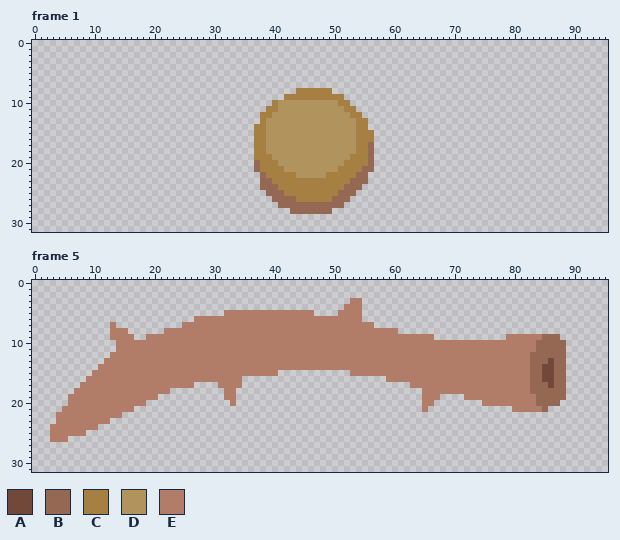
Two states of a pixel-art file, characters/enemy/paroot_boss/parootboss_death_pieces.aseprite. The first picture shows the starting point.
96x32 pixels, 5 frames. Shown: frame 1, frame 5. The commit also changed other frames, which this record leaves out.
Palette (. is transparent): A #714839  B #946852  C #a68043  D #b1945d  E #b17d68
And afterwards:
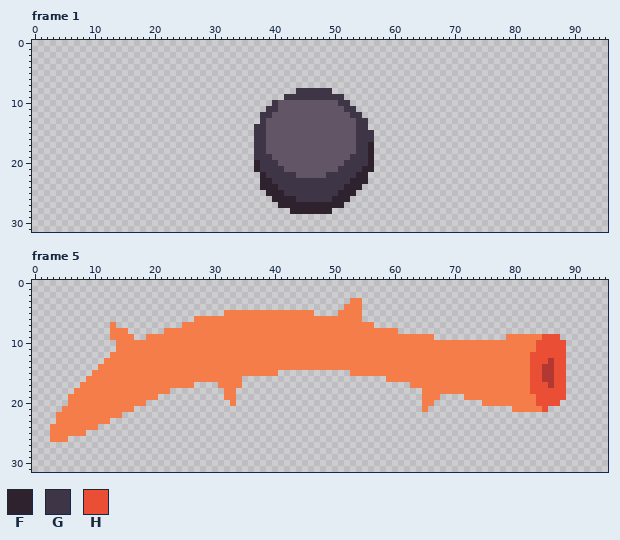
Colours new in this view: F #2e222f  G #3e3546  H #ea4f36
From old to new:
@@ palette @@
-A #714839
+A #b33831
-D #b1945d
+D #625565
-E #b17d68
+E #f57d4a
--- frame 1
@@ x 35..58 @@
  7 ........................
- 8 .........CCCCCC.........
- 9 .......CCCCCCCCCC.......
-10 .....CDDDDDDDDDDCC......
-11 ....CCDDDDDDDDDDDCC.....
-12 ...CCDDDDDDDDDDDDDCC....
-13 ...CDDDDDDDDDDDDDDDCC...
-14 ..CCDDDDDDDDDDDDDDDCC...
-15 ..CCDDDDDDDDDDDDDDDCCC..
-16 ..CCDDDDDDDDDDDDDDDCCC..
-17 ..CCDDDDDDDDDDDDDDDCCB..
-18 ..CCDDDDDDDDDDDDDDDCCB..
-19 ..CCCDDDDDDDDDDDDDCCCB..
-20 ..BCCCDDDDDDDDDDDCCCCB..
-21 ..BCCCCDDDDDDDDDCCCCBB..
-22 ...BCCCCCDDDDDCCCCCBB...
-23 ...BBCCCCCCCCCCCCCBBB...
-24 ...BBBCCCCCCCCCCCBBB....
-25 ....BBBCCCCCCCCCBBB.....
-26 .....BBBBCCCCCCBBB......
-27 ......BBBBBBBBBBB.......
-28 ........BBBBBBB.........
+ 8 .........GGGGGG.........
+ 9 .......GGGGGGGGGG.......
+10 .....GDDDDDDDDDDGG......
+11 ....GGDDDDDDDDDDDGG.....
+12 ...GGDDDDDDDDDDDDDGG....
+13 ...GDDDDDDDDDDDDDDDGG...
+14 ..GGDDDDDDDDDDDDDDDGG...
+15 ..GGDDDDDDDDDDDDDDDGGG..
+16 ..GGDDDDDDDDDDDDDDDGGG..
+17 ..GGDDDDDDDDDDDDDDDGGF..
+18 ..GGDDDDDDDDDDDDDDDGGF..
+19 ..GGGDDDDDDDDDDDDDGGGF..
+20 ..FGGGDDDDDDDDDDDGGGGF..
+21 ..FGGGGDDDDDDDDDGGGGFF..
+22 ...FGGGGGDDDDDGGGGGFF...
+23 ...FFGGGGGGGGGGGGGFFF...
+24 ...FFFGGGGGGGGGGGFFF....
+25 ....FFFGGGGGGGGGFFF.....
+26 .....FFFFGGGGGGFFF......
+27 ......FFFFFFFFFFF.......
+28 ........FFFFFFF.........
 29 ........................
--- frame 5
@@ x 81..90 @@
  8 ..........
- 9 EEEEBBB...
-10 EEEBBBBB..
-11 EEEBBBBB..
-12 EEBBBBBB..
-13 EEBBBABB..
-14 EEBBAABB..
-15 EEBBAABB..
-16 EEBBAABB..
-17 EEBBBABB..
-18 EEBBBBBB..
-19 EEEBBBBB..
-20 EEEBBBB...
-21 EEEEB.....
+ 9 EEEEHHH...
+10 EEEHHHHH..
+11 EEEHHHHH..
+12 EEHHHHHH..
+13 EEHHHAHH..
+14 EEHHAAHH..
+15 EEHHAAHH..
+16 EEHHAAHH..
+17 EEHHHAHH..
+18 EEHHHHHH..
+19 EEEHHHHH..
+20 EEEHHHH...
+21 EEEEH.....
 22 ..........
Where, in picture pixels (left, top, right, bottom), the same in both pictures:
changed: (254, 88, 374, 214)
changed: (50, 298, 566, 442)
